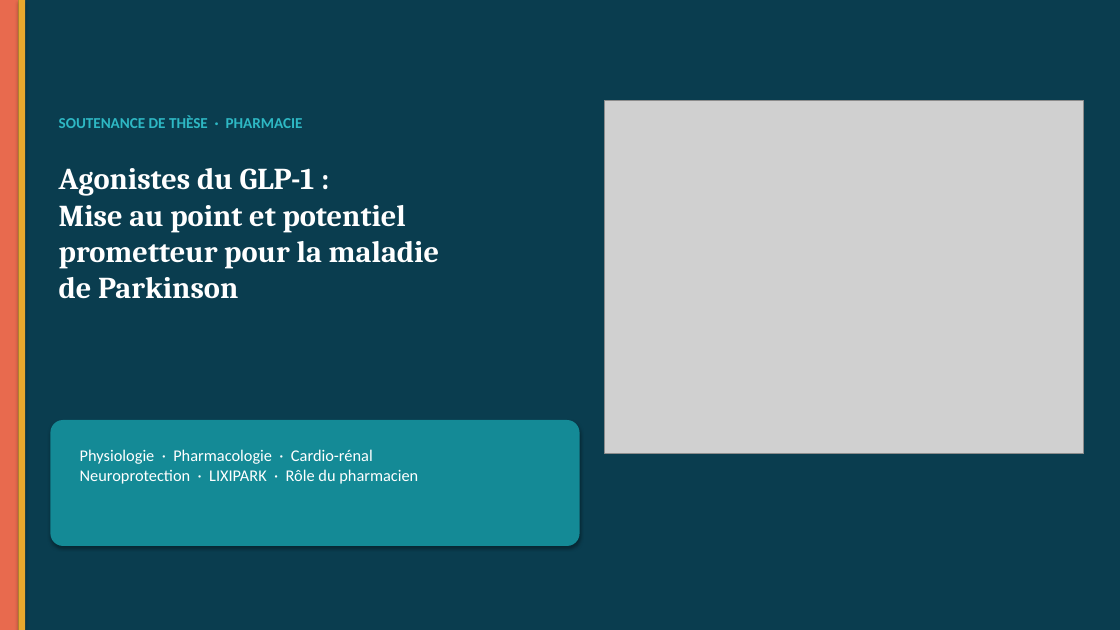
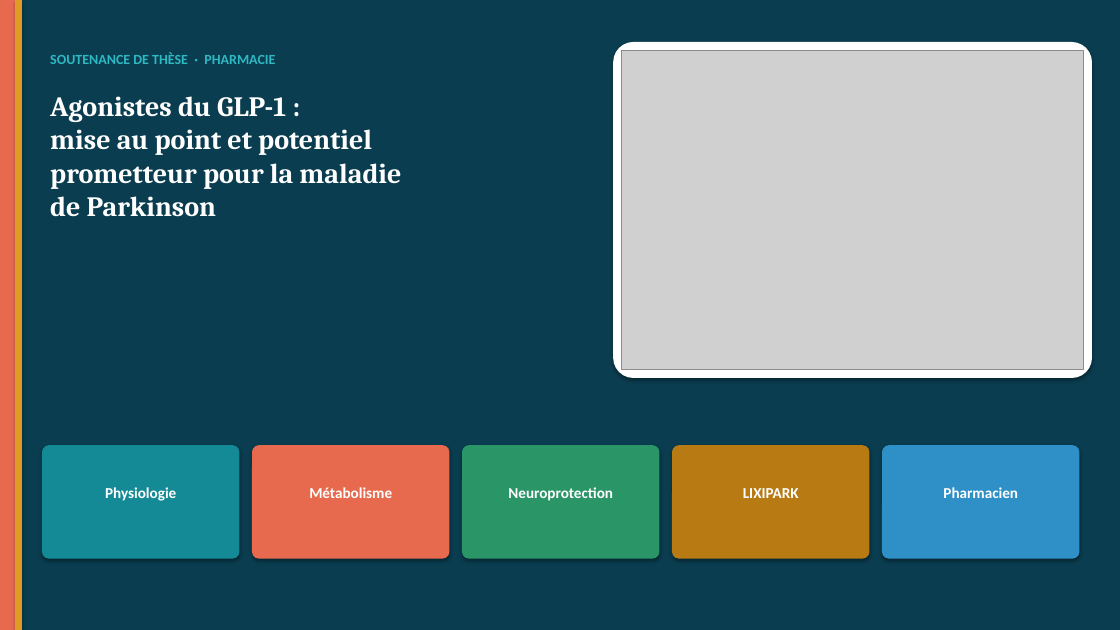
Before and after one commit to Mashtal-Platform/mashtal-platform, a slide deck: slide 1 of docs/presentation/Soutenance_GLP1_Parkinson.pptx. Drawn at 1120x630 pixels with LibreOffice and Linux fonts; fonts in the diff are those of the drawing; grey boxes stand for pictures. Boxes give left, top, right and bottom in pixels: in the first picture for what was removed or moved away, otherwise in the second. Text is boxed around its words. In the diff, an @@ line names an element or a change of style, - is before the commit and + after.

```diff
--- a/docs/presentation/Soutenance_GLP1_Parkinson.pptx
+++ b/docs/presentation/Soutenance_GLP1_Parkinson.pptx
@@ rectangle at <box>15,0,22,630</box>: fill #E8A82E to #E09B24 @@
@@ text "SOUTENANCE DE THÈSE · PHARMACIE": place and size @@
-text "SOUTENANCE DE THÈSE · PHARMACIE" at <box>59,115,303,128</box>
+text "SOUTENANCE DE THÈSE · PHARMACIE" at <box>50,52,275,64</box>
@@ text "SOUTENANCE DE THÈSE · PHARMACIE" at <box>50,52,275,64</box>: size 13 to 12 pt @@
@@ rounded rectangle added at <box>613,42,1092,378</box>, fill #FFFFFF @@
@@ picture: place and size @@
-picture at <box>605,101,1084,454</box>
+picture at <box>622,50,1084,370</box>
@@ text at <box>50,96,401,217</box>: text changed; size 26 to 24 pt @@
-Agonistes du GLP-1 :
-Mise au point et potentiel
-prometteur pour la maladie
-de Parkinson
+Agonistes du GLP-1 :
+mise au point et potentiel
+prometteur pour la maladie
+de Parkinson
@@ rounded rectangle: place and size @@
-rounded rectangle at <box>50,420,580,546</box>
+rounded rectangle at <box>42,445,239,559</box>
@@ rounded rectangle at <box>42,445,239,559</box>: proportions changed @@
@@ text removed at <box>80,449,418,484</box> @@
-Physiologie · Pharmacologie · Cardio-rénal
-Neuroprotection · LIXIPARK · Rôle du pharmacien
@@ rounded rectangle added at <box>252,445,450,559</box>, fill #E86A4E @@
@@ rounded rectangle added at <box>462,445,660,559</box>, fill #2A9668 @@
@@ rounded rectangle added at <box>672,445,870,559</box>, fill #B87A12 @@
@@ rounded rectangle added at <box>882,445,1080,559</box>, fill #2F8FC7 @@
@@ text added at <box>105,487,176,501</box>, 13 pt, text #FFFFFF, bold @@
+Physiologie
@@ text added at <box>309,487,392,498</box>, 13 pt, text #FFFFFF, bold @@
+Métabolisme
@@ text added at <box>508,487,613,501</box>, 13 pt, text #FFFFFF, bold @@
+Neuroprotection
@@ text added at <box>743,488,799,498</box>, 13 pt, text #FFFFFF, bold @@
+LIXIPARK
@@ text added at <box>943,487,1018,498</box>, 13 pt, text #FFFFFF, bold @@
+Pharmacien
```
Also in this commit, not shown: 25 other slides changed, 4 slides added, 4 slides removed, 9 other files.
